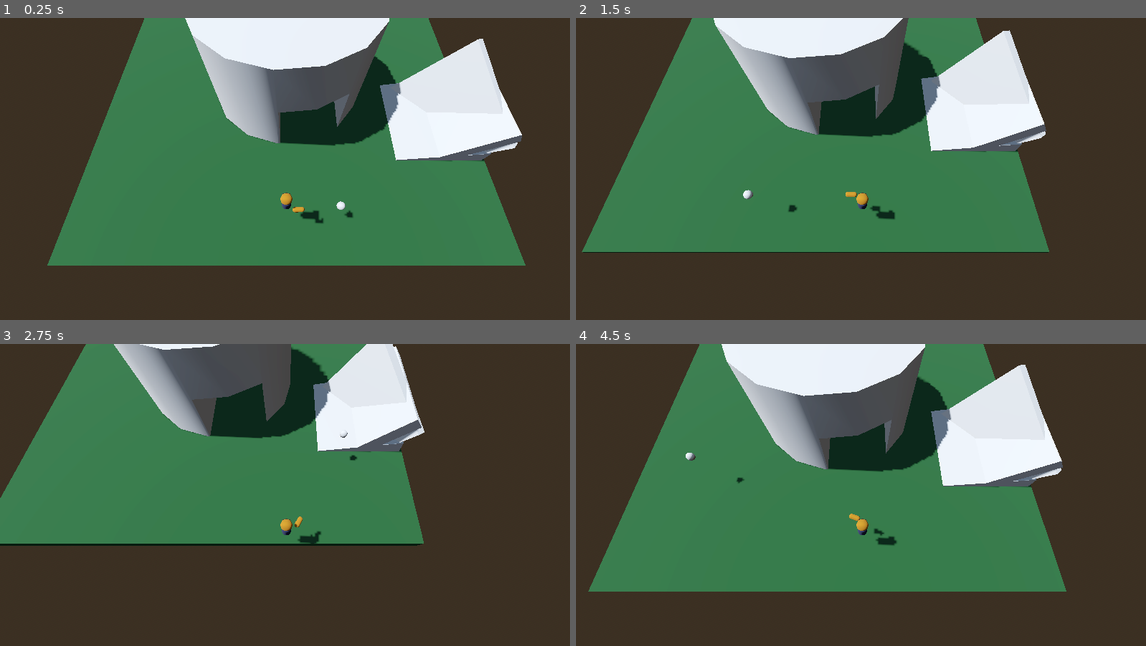
Above: before the commit, frames 1-4 (two rows, left to right).
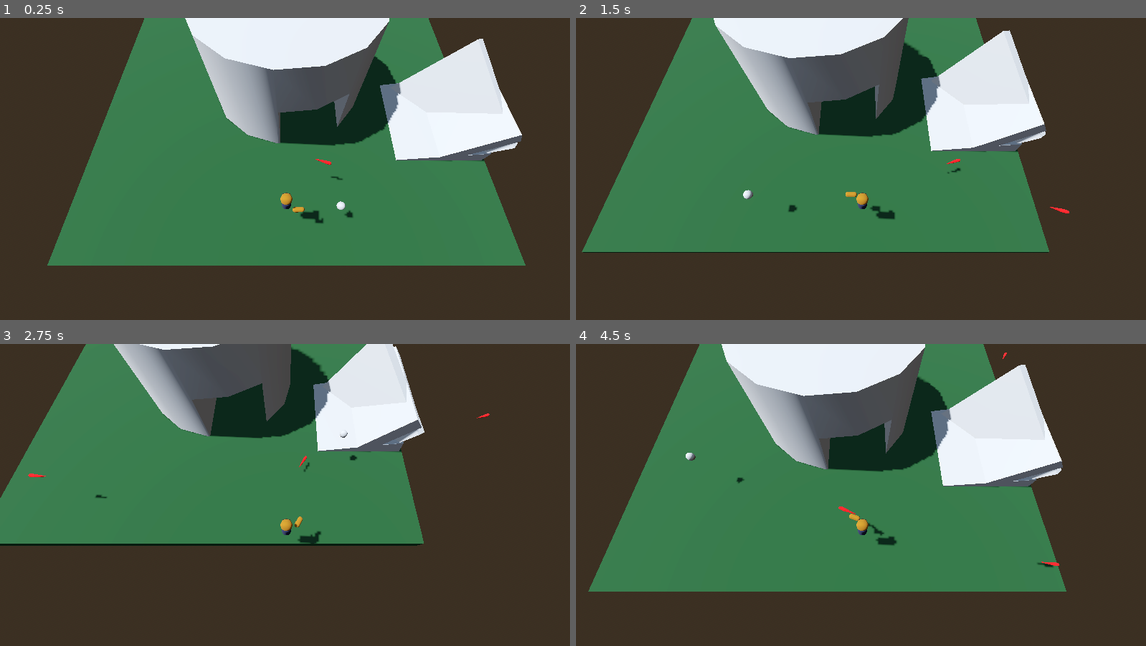
Above: after the commit, the same moments.

Repository: unblinky/twin-time
Game: Godot game, scene res://Main/Main.tscn
Two runs of this game, one before a commit and one after it. Both use one fixed random seed, a clock stepped at 60 frames per second and the inputs below.
Inputs (mouse positions are in pixels of both pictures, inside the frame that each line leads up to):
- Up to frame 1 (0.25 s): no input
- Up to frame 2 (1.5 s): move the mouse to (986, 162) at 0.52 s; hold D (move_right) 0.53-1.28 s; click (986, 162) at 0.6 s; tap Space (jump) at 0.77, 0.8, 1.07, 1.35 s; move the mouse to (747, 196) at 1.27 s; hold S (move_back) from 1.28 s (still down)
- Up to frame 3 (2.75 s): tap Space (jump) at 1.52, 1.82, 2.3 s; click (171, 522) at 1.55 s; move the mouse to (342, 434) at 2.02 s; release S (move_back) at 2.03 s; hold D (move_right) from 2.03 s (still down); click (342, 434) at 2.1 s
- Up to frame 4 (4.5 s): move the mouse to (832, 567) at 2.77 s; release D (move_right) at 2.78 s; hold W (move_forward) 2.78-3.53 s; click (832, 567) at 2.85 s; tap Space (jump) at 3.02, 3.32, 3.6, 3.77, 4.07 s; move the mouse to (1032, 552) at 3.52 s; hold A (move_left) from 3.53 s (still down); click (1032, 552) at 3.67 s; move the mouse to (690, 455) at 4.27 s; click (690, 455) at 4.35 s

The runs differ from the first frame. In frame 1, less than 0.1% of the frame differs, in the area x 55-61%, y 46-54%; in frame 2, less than 0.1%; in frame 3, less than 0.1%; in frame 4, less than 0.1%, in the area x 46-85%, y 2-74%.

Commit message:
Added bullets and player can fire.

Diff:
--- /dev/null
+++ b/Code/Bullet/Bullet.gd
@@ -0,0 +1,21 @@
+extends Area3D
+class_name Bullet
+
+@onready var timer: Timer = $Timer
+var impulse_power: float = 10
+
+func _ready() -> void:
+	timer.timeout.connect(OnTimedOut)
+
+
+func _process(delta: float) -> void:
+	var direction: Vector2 = Vector2(-sin(rotation.y), -cos(rotation.y))
+	position.x += direction.x * impulse_power * delta
+	position.z += direction.y * impulse_power * delta
+
+	#var direction = rotation.rotated(Vector3.UP, deg_to_rad(45))
+	#apply_impulse(direction * 5)
+	#apply_impulse(Vector3(direction.x, 10, direction.y))
+
+func OnTimedOut():
+	queue_free()
--- /dev/null
+++ b/Code/Bullet/Bullet.tscn
@@ -0,0 +1,37 @@
+[gd_scene load_steps=6 format=3 uid="uid://b6mk27qplxdk"]
+
+[ext_resource type="Material" uid="uid://w71eu5ktf8v7" path="res://Bullet/assets/laser_glow.tres" id="1_qratc"]
+[ext_resource type="Script" uid="uid://bd7spxb648i75" path="res://Bullet/Bullet.gd" id="1_v7qj8"]
+
+[sub_resource type="BoxShape3D" id="BoxShape3D_uumvb"]
+size = Vector3(0.193359, 0.222656, 1)
+
+[sub_resource type="CapsuleMesh" id="CapsuleMesh_uumvb"]
+radius = 0.1
+height = 0.495
+
+[sub_resource type="CylinderMesh" id="CylinderMesh_qratc"]
+top_radius = 0.095
+bottom_radius = 0.015
+height = 0.675
+
+[node name="Bullet" type="Area3D"]
+script = ExtResource("1_v7qj8")
+
+[node name="CollisionShape3D" type="CollisionShape3D" parent="."]
+transform = Transform3D(1, 0, 0, 0, 1, 0, 0, 0, 1, 0, 0, 0.273907)
+shape = SubResource("BoxShape3D_uumvb")
+
+[node name="Core" type="MeshInstance3D" parent="."]
+transform = Transform3D(1, 0, 0, 0, -4.37114e-08, 1, 0, -1, -4.37114e-08, 0, 0, 0)
+material_override = ExtResource("1_qratc")
+mesh = SubResource("CapsuleMesh_uumvb")
+
+[node name="Tail" type="MeshInstance3D" parent="Core"]
+transform = Transform3D(1, 0, 0, 0, 1, 0, 0, 0, 1, 0, -0.467745, -2.04458e-08)
+material_override = ExtResource("1_qratc")
+mesh = SubResource("CylinderMesh_qratc")
+
+[node name="Timer" type="Timer" parent="."]
+wait_time = 3.0
+autostart = true
--- /dev/null
+++ b/Code/Bullet/assets/laser_glow.tres
@@ -0,0 +1,4 @@
+[gd_resource type="StandardMaterial3D" format=3 uid="uid://w71eu5ktf8v7"]
+
+[resource]
+albedo_color = Color(1, 0, 0, 1)
--- a/Code/Main/Main.tscn
+++ b/Code/Main/Main.tscn
@@ -1,9 +1,10 @@
-[gd_scene load_steps=8 format=3 uid="uid://dg8o16kwfo4lc"]
+[gd_scene load_steps=9 format=3 uid="uid://dg8o16kwfo4lc"]
 
 [ext_resource type="PackedScene" uid="uid://cjuirrk2hk76n" path="res://Player/Player.tscn" id="1_lxy7q"]
 [ext_resource type="Script" uid="uid://l6w1ixdpksmm" path="res://Main/Main.gd" id="1_ps1la"]
 [ext_resource type="PackedScene" uid="uid://daops0mjeidif" path="res://Level/Level.tscn" id="2_6aewd"]
 [ext_resource type="PackedScene" uid="uid://bo67fto5x6akt" path="res://Debris/Debris.tscn" id="4_ps1la"]
+[ext_resource type="PackedScene" uid="uid://b6mk27qplxdk" path="res://Bullet/Bullet.tscn" id="5_6aewd"]
 
 [sub_resource type="ProceduralSkyMaterial" id="ProceduralSkyMaterial_lxy7q"]
 sky_horizon_color = Color(0.662243, 0.671743, 0.686743, 1)
@@ -41,3 +42,6 @@
 
 [node name="Debris" parent="." instance=ExtResource("4_ps1la")]
 transform = Transform3D(0.897674, 0.44066, -1.31327e-08, -0.40015, 0.815151, -0.418818, -0.184556, 0.375962, 0.90807, 2.30987, 2.64326, -2.7735)
+
+[node name="Bullet" parent="." instance=ExtResource("5_6aewd")]
+transform = Transform3D(-0.309332, 0, -0.950954, 0, 1, 0, 0.950954, 0, -0.309332, 0.174499, 2.52393, 8.26207)
--- a/Code/Player/Player.gd
+++ b/Code/Player/Player.gd
@@ -1,34 +1,65 @@
 extends CharacterBody3D
+class_name Player
 
-var speed: float = 4.0 # m /s.
-var velocity: Vector3 = Vector3.ZERO
+const BULLET = preload("res://Bullet/Bullet.tscn")
 
 @onready var mouse_plane = $MousePlane
 @onready var target = $Target
 @onready var pivot = $Pivot
+@onready var arm: MeshInstance3D = $Pivot/Arm
+
+var speed: float = 4.0 # m /s.
+var jump_velocity: float = 6.5
+var kill_floor: float = -10.0
+var spawn_point: Vector3
 
 func _ready() -> void:
+	# Signal hooks.
 	mouse_plane.input_event.connect(OnHover)
 
+	# Initalize.
+	spawn_point = position
+
+func SpawnBullet():
+	var bullet = BULLET.instantiate()
+	get_parent().add_child(bullet)
+	bullet.global_position = arm.global_position
+	bullet.rotation = pivot.rotation
+
+	#var direction = bullet.transform.basis
+	#print(direction)
+	#bullet.apply_impulse(Vector3(0, 10, -10))
+
 func OnHover(_camera, _event, event_position, _normal, _shape_idx):
-	print(event_position)
 	target.position = event_position - position
 
-func _process(delta: float) -> void:
-	# Player movement.
-	velocity = Vector3.ZERO
+func _physics_process(delta: float) -> void:
+	# Update arm.
+	pivot.rotation.y = atan2(-target.position.x, -target.position.z)
+	if position.y < kill_floor:
+		position = spawn_point
 
-	if Input.is_action_pressed("move_left"):
-		velocity += Vector3.LEFT
-	if Input.is_action_pressed("move_right"):
-		velocity += Vector3.RIGHT
-	if Input.is_action_pressed("move_forward"):
-		velocity += Vector3.FORWARD
-	if Input.is_action_pressed("move_back"):
-		velocity += Vector3.BACK
+	if Input.is_action_just_pressed("fire"):
+		print("Fire!")
+		SpawnBullet()
 
-	position += velocity.normalized() * delta * speed
+	# Add the gravity.
+	if not is_on_floor():
+		velocity += get_gravity() * delta
 
-	# Arm Rotation.
-	var angle = atan2(-target.position.x, -target.position.z)
-	pivot.rotation.y = angle
+	# Handle jump.
+	if Input.is_action_just_pressed("jump") and is_on_floor():
+		velocity.y = jump_velocity
+
+	# Get the input direction and handle the movement/deceleration.
+	# As good practice, you should replace UI actions with custom gameplay actions.
+	var input_dir := Input.get_vector("move_left", "move_right", "move_forward", "move_back")
+	var direction := (transform.basis * Vector3(input_dir.x, 0, input_dir.y)).normalized()
+	if direction:
+		velocity.x = direction.x * speed
+		velocity.z = direction.z * speed
+	else:
+		velocity.x = move_toward(velocity.x, 0, speed)
+		velocity.z = move_toward(velocity.z, 0, speed)
+
+	move_and_slide()
--- a/Code/Player/Player.tscn
+++ b/Code/Player/Player.tscn
@@ -1,6 +1,6 @@
 [gd_scene load_steps=13 format=3 uid="uid://cjuirrk2hk76n"]
 
-[ext_resource type="Script" uid="uid://dt218oiec4eue" path="res://Player/default.gd" id="1_tok1r"]
+[ext_resource type="Script" uid="uid://dt218oiec4eue" path="res://Player/Player.gd" id="1_tok1r"]
 [ext_resource type="PackedScene" uid="uid://bmtbd8fpvjf8f" path="res://Target/Target.tscn" id="2_q3lat"]
 [ext_resource type="Material" uid="uid://dsqneopfheuyp" path="res://Player/assets/burt_skin.tres" id="3_tok1r"]
 
--- a/Code/Player/default.gd
+++ /dev/null
@@ -1,49 +0,0 @@
-extends CharacterBody3D
-class_name Player
-
-@onready var mouse_plane = $MousePlane
-@onready var target = $Target
-@onready var pivot = $Pivot
-
-var speed: float = 4.0 # m /s.
-var jump_velocity: float = 6.5
-var kill_floor: float = -10.0
-var spawn_point: Vector3
-
-func _ready() -> void:
-	# Signal hooks.
-	mouse_plane.input_event.connect(OnHover)
-
-	# Initalize.
-	spawn_point = position
-
-func OnHover(_camera, _event, event_position, _normal, _shape_idx):
-	print(event_position)
-	target.position = event_position - position
-
-func _physics_process(delta: float) -> void:
-	# Update arm.
-	pivot.rotation.y = atan2(-target.position.x, -target.position.z)
-	if position.y < kill_floor:
-		position = spawn_point
-
-	# Add the gravity.
-	if not is_on_floor():
-		velocity += get_gravity() * delta
-
-	# Handle jump.
-	if Input.is_action_just_pressed("jump") and is_on_floor():
-		velocity.y = jump_velocity
-
-	# Get the input direction and handle the movement/deceleration.
-	# As good practice, you should replace UI actions with custom gameplay actions.
-	var input_dir := Input.get_vector("move_left", "move_right", "move_forward", "move_back")
-	var direction := (transform.basis * Vector3(input_dir.x, 0, input_dir.y)).normalized()
-	if direction:
-		velocity.x = direction.x * speed
-		velocity.z = direction.z * speed
-	else:
-		velocity.x = move_toward(velocity.x, 0, speed)
-		velocity.z = move_toward(velocity.z, 0, speed)
-
-	move_and_slide()
--- a/Code/project.godot
+++ b/Code/project.godot
@@ -53,3 +53,8 @@
 "events": [Object(InputEventKey,"resource_local_to_scene":false,"resource_name":"","device":-1,"window_id":0,"alt_press …(195 unchanged characters)…
 ]
 }
+fire={
+"deadzone": 0.2,
+"events": [Object(InputEventMouseButton,"resource_local_to_scene":false,"resource_name":"","device":-1,"window_id":0,"alt_pressed":false,"shift_pressed":false,"ctrl_pressed":false,"meta_pressed":false,"button_mask":1,"position":Vector2(149, 17),"global_position":Vector2(158, 65),"factor":1.0,"button_index":1,"canceled":false,"pressed":true,"double_click":false,"script":null)
+]
+}
Not shown, added: Code/Bullet/Bullet.gd.uid
Not shown, added: Code/Mob/Mob.gd.uid
Not shown, changed: Code/Player/Player.gd.uid
Not shown, removed: Code/Player/default.gd.uid
